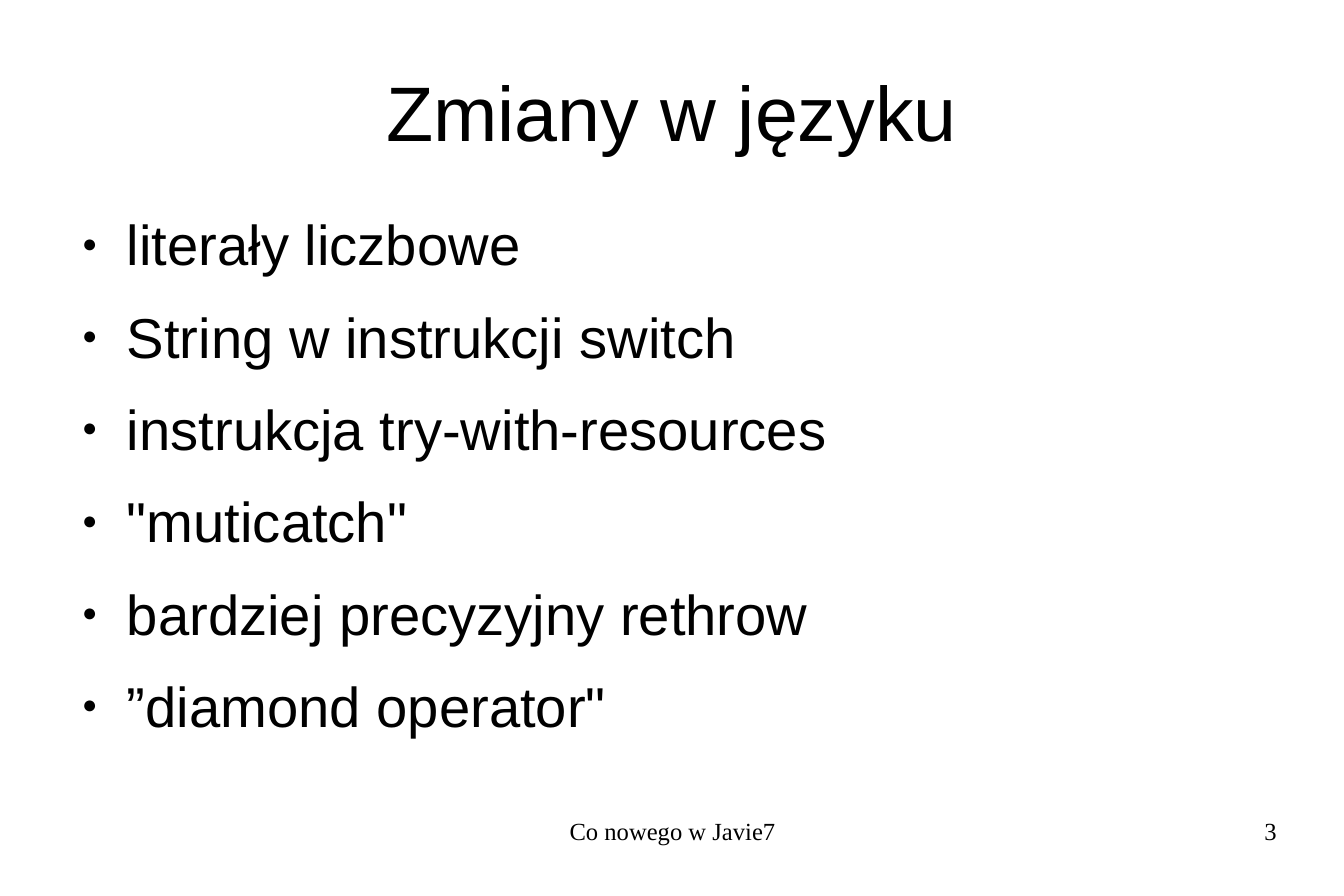
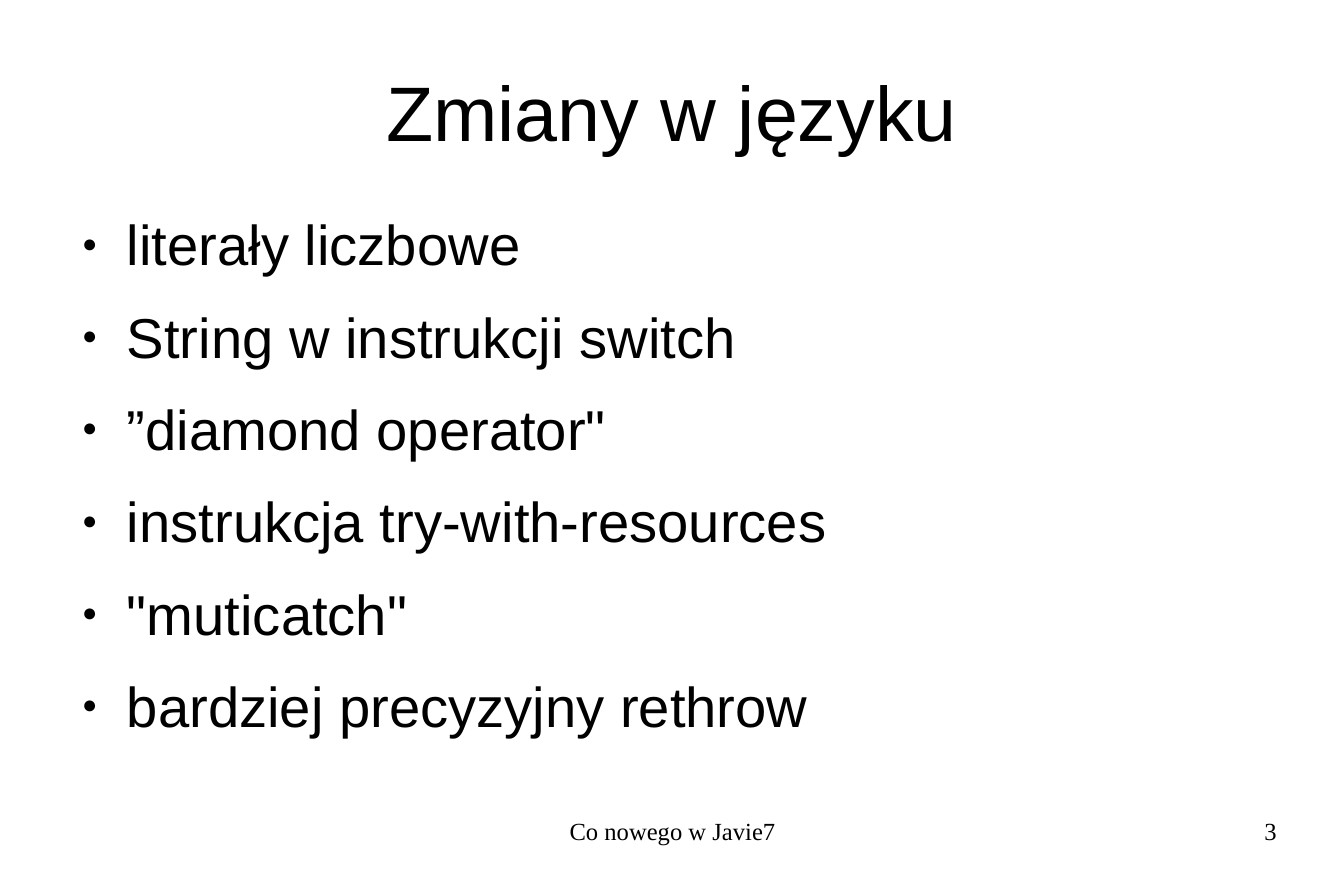
Before and after one commit to kamchy/myjavaprojects, a slide deck: slide 3 of PrezentacjaJava7.odp. Drawn at 1344x896 pixels with LibreOffice and Linux fonts; fonts in the diff are those of the drawing. Boxes give left, top, right and bottom in pixels: in the first picture for what was removed or moved away, otherwise in the second. Text is boxed around its words. In the diff, an @@ line names an element or a change of style, - is before the commit and + after.

Commit message:
Małe edycyjne zmiany

```diff
--- a/PrezentacjaJava7.odp
+++ b/PrezentacjaJava7.odp
@@ text at [127,409,606,461]: paragraph added @@
+● ”diamond operator"
@@ text at [127,686,606,738]: paragraph removed @@
-● ”diamond operator"
```
Also in this commit, not shown: 10 other slides changed, 2 slides added, 1 other file.
